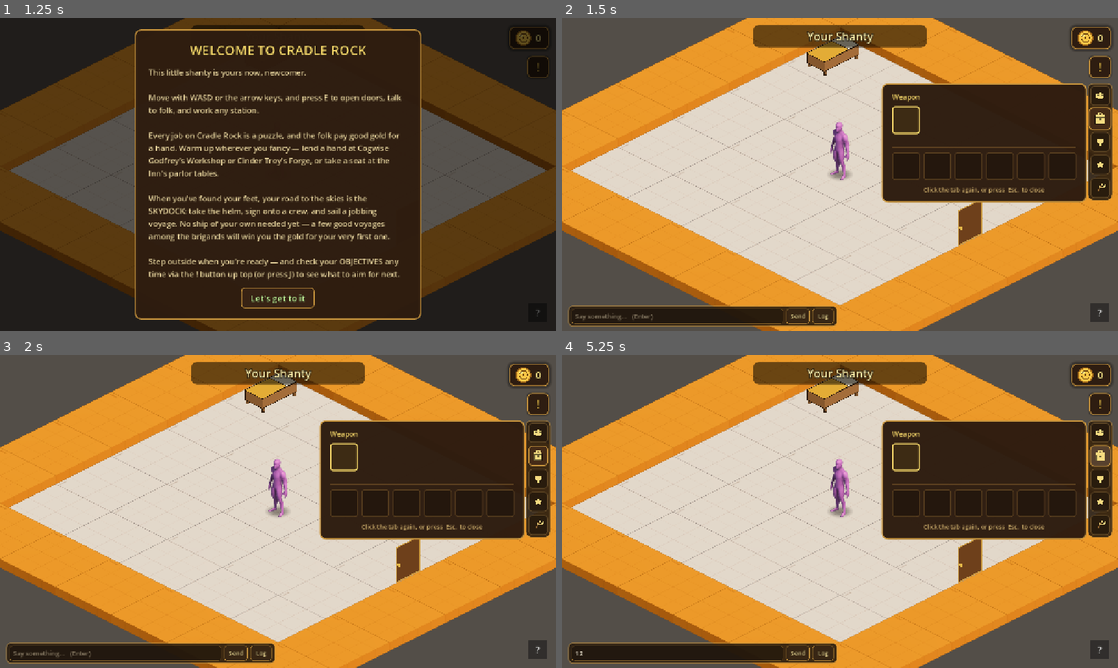
Above: before the commit, frames 1-4 (two rows, left to right).
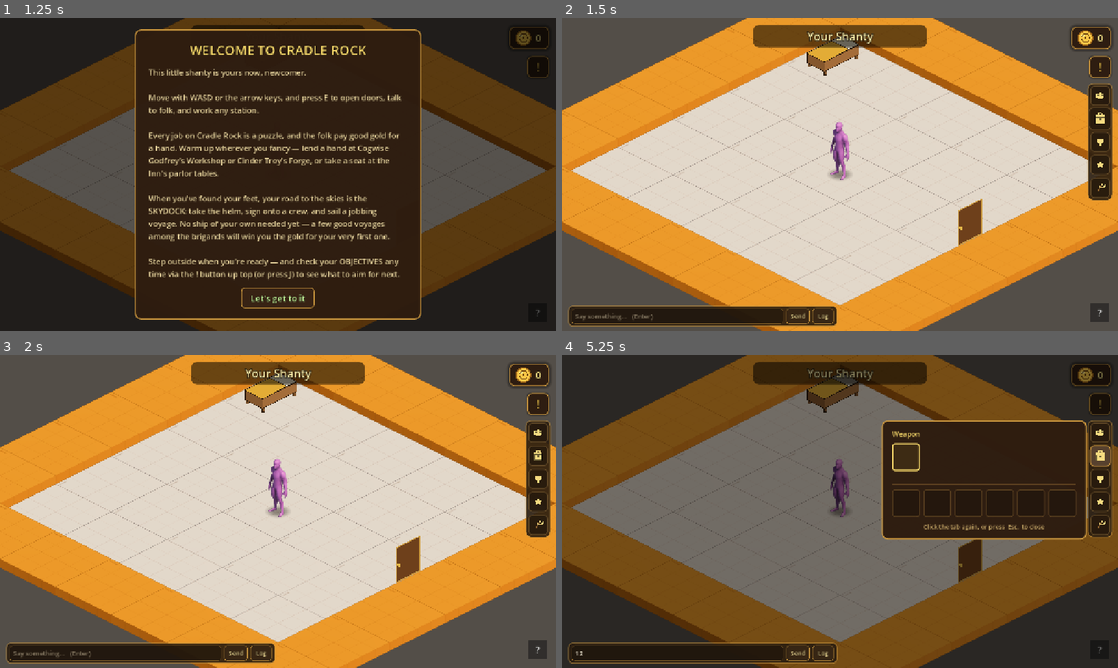
Above: after the commit, the same moments.

Repository: TairoyZone/shivaliva-shanty
Game: Godot game, scene res://main.tscn
The game is run twice, just before and just after one commit, with the same random seed, the same clock (stepped at 60 frames per second) and the same inputs.
Inputs (mouse positions are in pixels of both pictures, inside the frame that each line leads up to):
- Up to frame 1 (1.25 s): click "New Game" at 0.5 s
- Up to frame 2 (1.5 s): click "Let's get to it" at 1.25 s
- Up to frame 3 (2 s): no input
- Up to frame 4 (5.25 s): click (678, 652) at 2.02 s; type "12" at 2.1 s; click "!" at 2.75 s; click "X" at 3.5 s; click (1101, 433) at 4.27 s; click (1101, 455) at 5.02 s

Frame 1 is identical in both runs. In frame 2, 14% of the frame differs, in the area x 57-99%, y 20-60%; in frame 3, 14%; in frame 4, 81%, in the area x 0-100%, y 0-100%.

Commit message:
Revert "feat(ui): user panel is now ALWAYS docked (YPP-style) — non-modal, pane always shown"
This reverts commit 373b8d1a2828881adfd6bbe8cf75a0a282831b9d.

Diff:
--- a/interface/inventory_panel/inventory_panel.gd
+++ b/interface/inventory_panel/inventory_panel.gd
@@ -33,6 +33,7 @@
 ]
 
 
+var _dim : ColorRect
 var _window : PanelContainer
 ## The "items" (Backpack) page — a Weapon equip bar above the backpack slot grid.
 var _items_page : VBoxContainer
@@ -50,8 +51,9 @@
 var _current_help_label : Label
 var _puzzle_help_text : String = ""
 var _rail_buttons : Dictionary = {}   # tab id → its rail Button (for active-state styling)
-## The always-docked pane's active tab: "tutorial" / "items" / "relationships" / "profile".
+## "tutorial" / "items" / "relationships" / "profile".
 var _current_tab : String = "items"
+var _is_open : bool = false           # is the content pane EXPANDED (the rail is always visible)
 
 
 func _ready() -> void:
@@ -80,8 +82,18 @@
 
 func _build_skeleton() -> void:
 
-	# Right-docked content PANE — ALWAYS shown (YPP-style always-docked widget); clicking a rail tab just
-	# changes its page. No full-screen dim: it's non-modal, you play with it open.
+	# Dim backdrop — only while the pane is OPEN; a click on it folds the panel.
+	_dim = ColorRect.new()
+	_dim.color = COLOR_DIM
+	_dim.anchor_right = 1.0
+	_dim.anchor_bottom = 1.0
+	_dim.mouse_filter = Control.MOUSE_FILTER_STOP
+	_dim.visible = false
+	_dim.gui_input.connect(_on_dim_input)
+	add_child(_dim)
+
+	# Left-docked content window (hidden until a tab opens). Anchored top-left, just right of the rail,
+	# grows to fit its page (so the wide Hearts/Profile views still fit).
 	_window = PanelContainer.new()
 	_window.add_theme_stylebox_override("panel", _window_style())
 	# Corner-pin the window just LEFT of the rail + BELOW the top HUD, growing left + down to fit its page
@@ -96,6 +108,7 @@
 	_window.offset_bottom = 150.0
 	_window.grow_horizontal = Control.GROW_DIRECTION_BEGIN
 	_window.grow_vertical = Control.GROW_DIRECTION_END
+	_window.visible = false
 	add_child(_window)
 
 	var vbox : VBoxContainer = VBoxContainer.new()
@@ -144,9 +157,9 @@
 	hint.horizontal_alignment = HORIZONTAL_ALIGNMENT_CENTER
 	vbox.add_child(hint)
 
-	# The RAIL last so it draws over the pane edge + stays clickable.
+	# The RAIL last, so it draws on top of the dim and stays clickable while the pane is open.
 	_build_rail()
-	_switch_tab(_current_tab)   # show the default page (the pane is always docked open)
+	_update_rail_styles()
 
 
 # The always-visible left tab rail — a slim brass strip of icon buttons.
@@ -214,11 +227,14 @@
 		Juice.bump(btn, 1.22, 0.26)
 
 
-# Click a rail tab → switch the always-docked pane to it.
+# Click a rail tab: open it — or FOLD if it's already the open one (the YPP "click the open tab" mechanic).
 func _on_rail_pressed(tab: String) -> void:
 
 	ChatBox.drop_focus()
-	open(tab)
+	if _is_open and _current_tab == tab:
+		close()
+	else:
+		open(tab)
 
 
 func _build_tutorial_page() -> Control:
@@ -298,7 +314,8 @@
 func _update_rail_styles() -> void:
 
 	for tab in _rail_buttons:
-		_style_rail_button(_rail_buttons[tab], _current_tab == tab)
+		var active : bool = _is_open and _current_tab == tab
+		_style_rail_button(_rail_buttons[tab], active)
 
 
 func _style_rail_button(btn: Button, active: bool) -> void:
@@ -321,26 +338,54 @@
 
 # --- Open / close (fold) ---------------------------------------------
 
-# The panel is ALWAYS docked + non-modal (YPP-style), so it never "blocks": is_open stays false (the world
-# keeps moving + Esc opens the pause menu, not the panel), and close() is a no-op. open()/toggle() pick a tab.
 func is_open() -> bool:
 
-	return false
+	return _is_open
 
 
 func open(tab : String = "items") -> void:
 
+	var was_open : bool = _is_open
+	_is_open = true
 	_switch_tab(tab)
+	_dim.visible = true
+	_window.visible = true
+	if not was_open:
+		# Fade the pane in (animate-everything; the rail itself never blinks).
+		_dim.modulate.a = 0.0
+		_window.modulate.a = 0.0
+		var tw : Tween = create_tween().set_parallel(true)
+		tw.tween_property(_dim, "modulate:a", 1.0, 0.12)
+		tw.tween_property(_window, "modulate:a", 1.0, 0.14).set_trans(Tween.TRANS_QUAD).set_ease(Tween.EASE_OUT)
 
 
 func close() -> void:
 
-	pass
+	if not _is_open:
+		return
+	_is_open = false
+	_update_rail_styles()
+	var tw : Tween = create_tween()
+	tw.set_parallel(true)
+	tw.tween_property(_dim, "modulate:a", 0.0, 0.10)
+	tw.tween_property(_window, "modulate:a", 0.0, 0.12)
+	tw.set_parallel(false)
+	tw.tween_callback(_hide_pane_if_closed)
+
+
+func _hide_pane_if_closed() -> void:
+
+	if not _is_open:
+		_dim.visible = false
+		_window.visible = false
 
 
 func toggle() -> void:
 
-	open("items")
+	if _is_open:
+		close()
+	else:
+		open("items")
 
 
 func current_tab() -> String:
@@ -375,11 +420,17 @@
 	_refresh()
 
 
+func _on_dim_input(event: InputEvent) -> void:
+
+	if event is InputEventMouseButton and event.pressed:
+		close()
+
+
 # --- Contents --------------------------------------------------------
 
 func _on_inventory_changed() -> void:
 
-	if _current_tab == "items":
+	if _is_open and _current_tab == "items":
 		_refresh()
 
 
